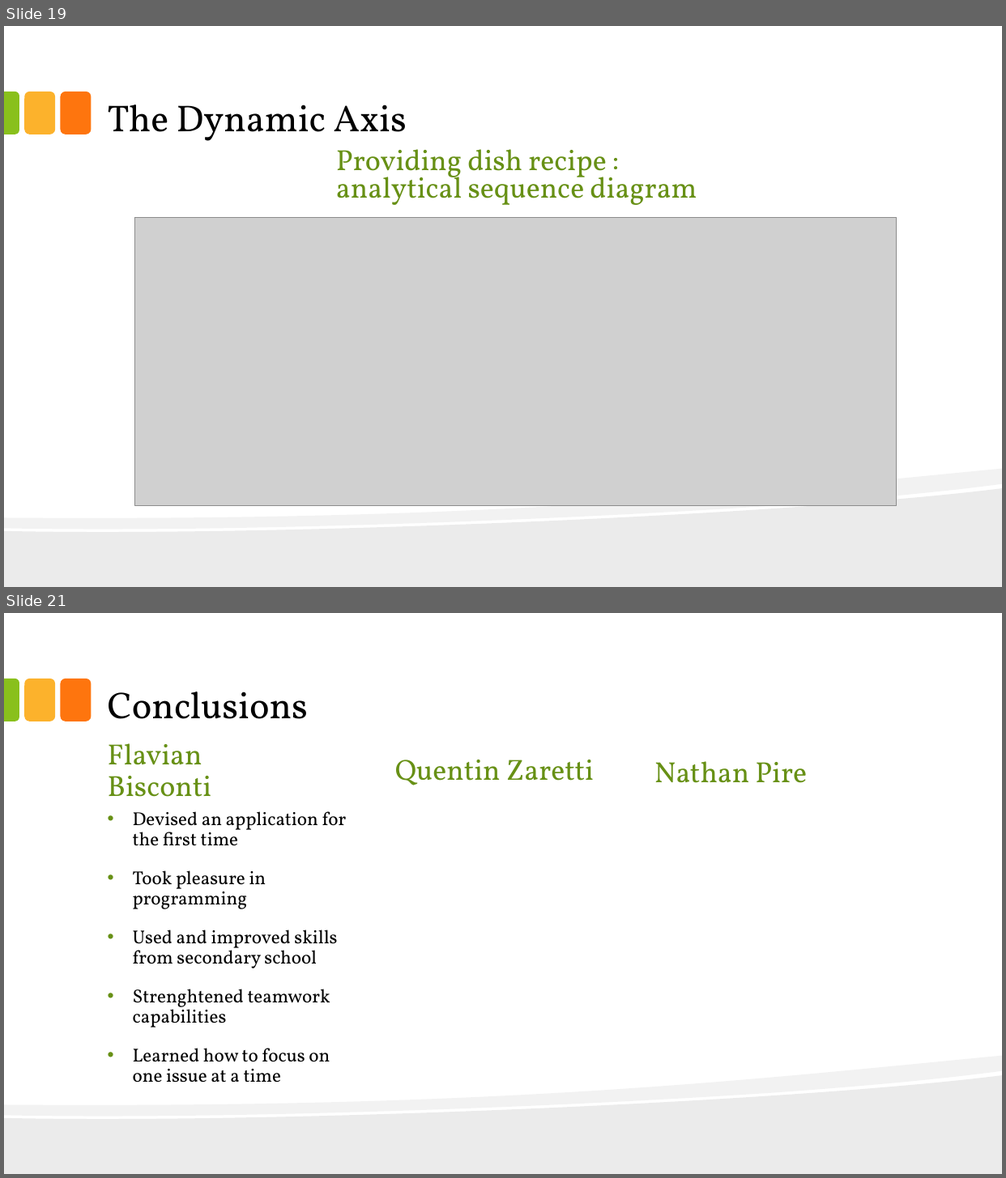
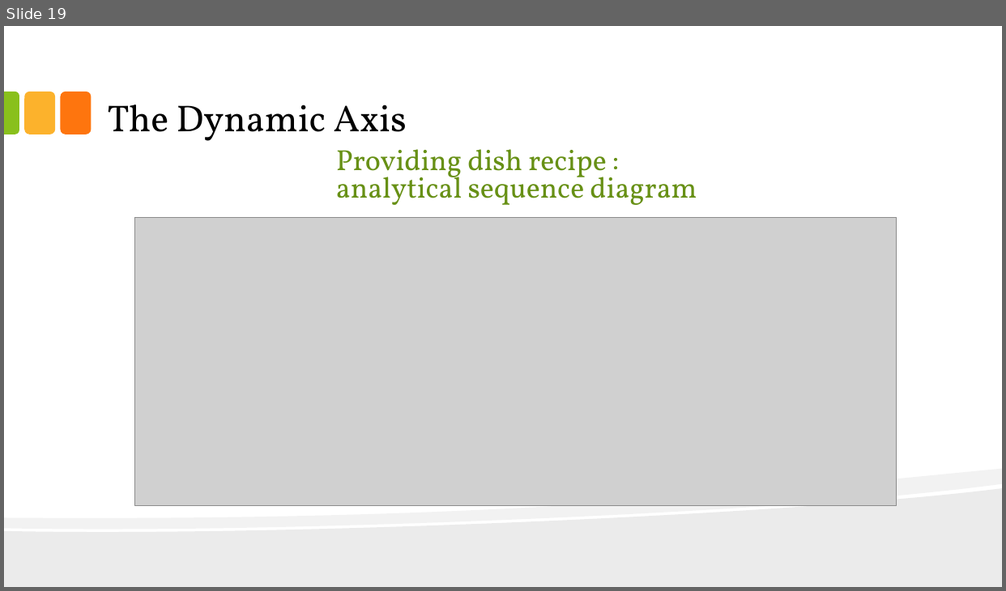
Before and after one commit to thelittlewozniak/iKitchen, a slide deck: Fichiers analyse/IKitchen.pptx. Shown one above the other, each under a label of ours: slides 19 and 21 before the commit, slide 19 after it; the slides between them are not shown. The pictures are 1006x1178 and 1006x591 pixels, drawn with LibreOffice and Linux fonts; fonts in the diff are those of the drawing; grey boxes stand for pictures. Boxes give left, top, right and bottom in pixels: in the first picture for what was removed or moved away, otherwise in the second. Text is boxed around its words. In the diff, an @@ line names an element or a change of style, - is before the commit and + after.

```diff
--- a/Fichiers analyse/IKitchen.pptx
+++ b/Fichiers analyse/IKitchen.pptx
@@ slide 21 removed at (x1=4, y1=613, x2=1002, y2=1174), background #FFFFFF; not listed: 5 template elements that a slide beside it also shows @@
@@ title removed at (x1=108, y1=692, x2=308, y2=719) @@
-Conclusions
@@ text removed at (x1=108, y1=743, x2=211, y2=797) @@
-Flavian Bisconti
@@ text removed at (x1=395, y1=760, x2=594, y2=786) @@
-Quentin Zaretti
@@ text removed at (x1=654, y1=761, x2=807, y2=783) @@
-Nathan Pire
@@ text removed at (x1=133, y1=811, x2=347, y2=1083) @@
-• Devised an application for the first time
-• Took pleasure in programming
-• Used and improved skills from secondary school
-• Strenghtened teamwork capabilities
-• Learned how to focus on one issue at a time
```
Also in this commit, not shown: 1 slide changed, 1 other slide removed, 8 other files.
